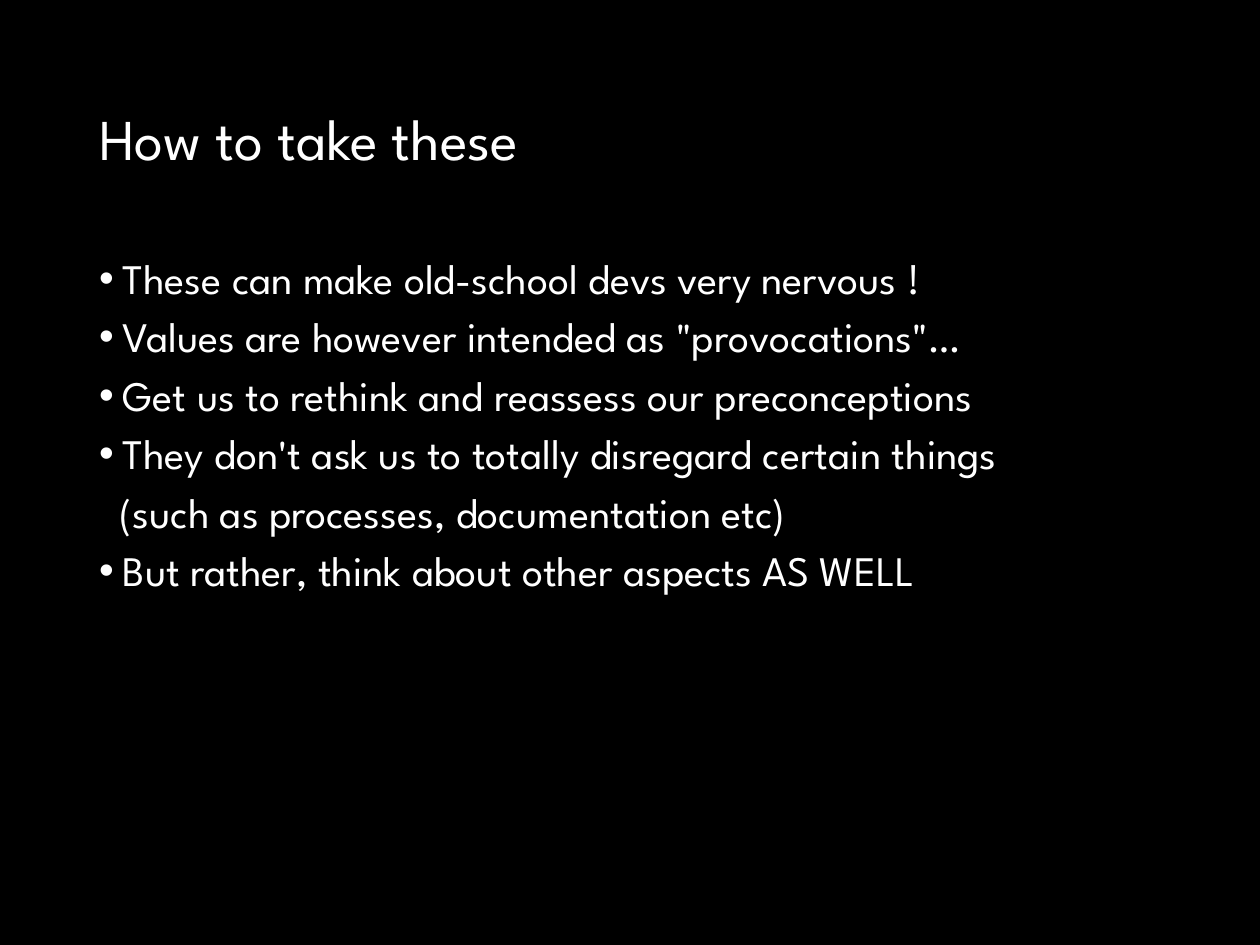
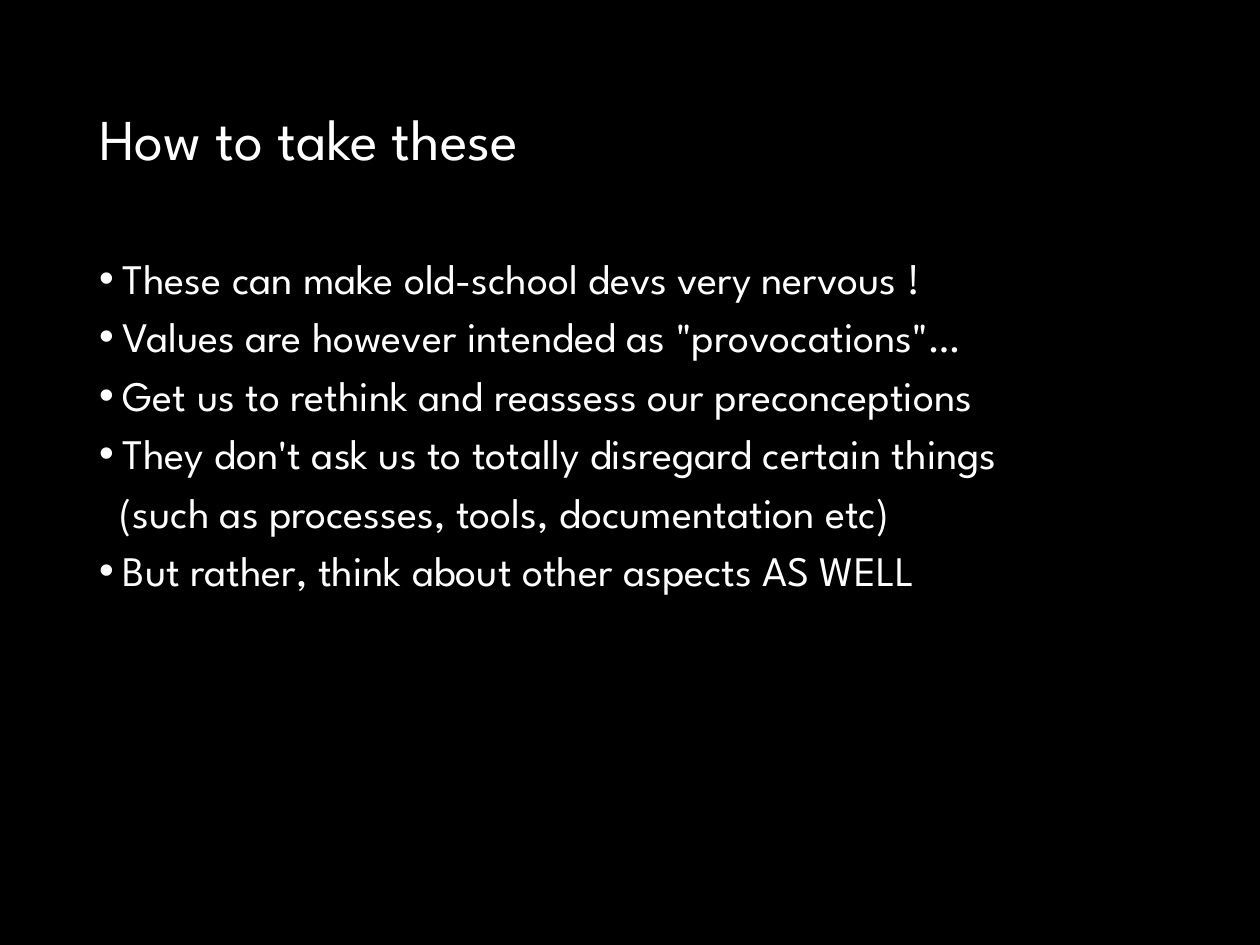
Before and after one commit to fossabot/SPE2018, a slide deck: slide 3 of Lecture Slides/04 Agile.pptx. Drawn at 1260x945 pixels with LibreOffice and Linux fonts; fonts in the diff are those of the drawing. Boxes give left, top, right and bottom in pixels: in the first picture for what was removed or moved away, otherwise in the second. Text is boxed around its words. In the diff, an @@ line names an element or a change of style, - is before the commit and + after.

```diff
--- a/Lecture Slides/04 Agile.pptx
+++ b/Lecture Slides/04 Agile.pptx
@@ text at bbox=[120, 499, 889, 537]: text changed @@
-(such as processes, documentation etc)
+(such as processes, tools, documentation etc)
```
Also in this commit, not shown: 16 other slides changed.
